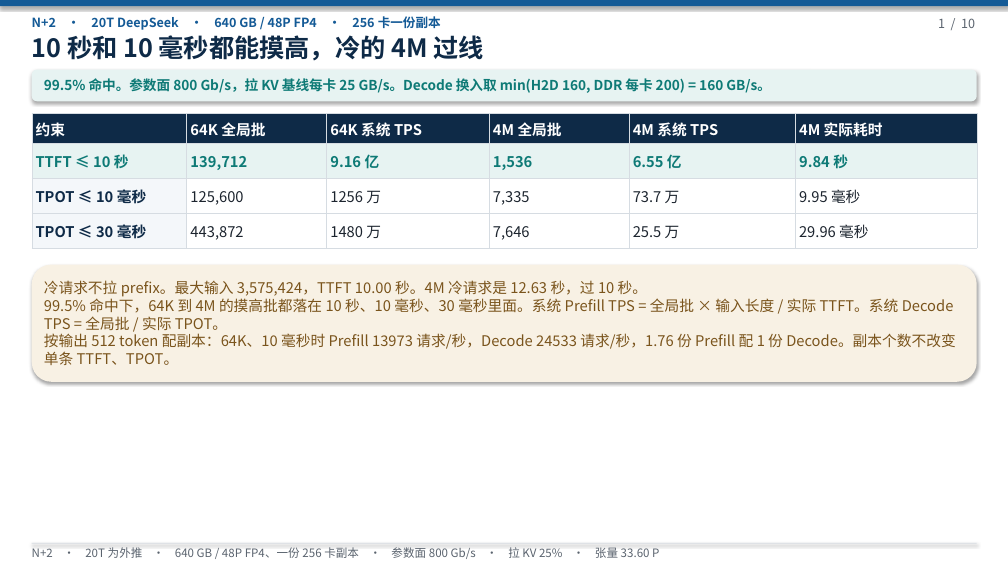
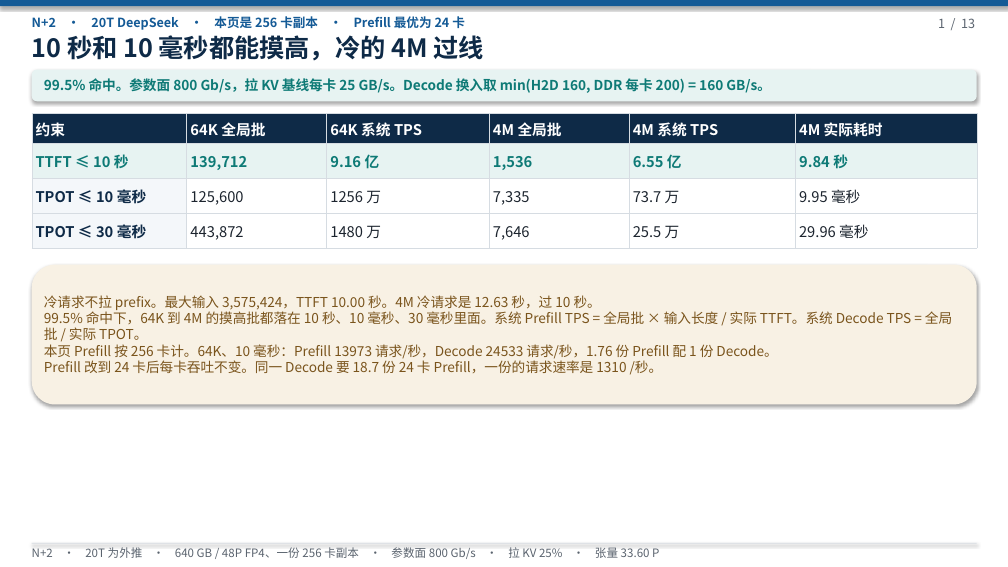
Before and after one commit to 69515164-rgb/UCL-MPComm, a slide deck: slide 1 of docs/deepseek-20t-n2-slo.pptx. Drawn at 1008x567 pixels with LibreOffice and Linux fonts; fonts in the diff are those of the drawing. Boxes give left, top, right and bottom in pixels: in the first picture for what was removed or moved away, otherwise in the second. Text is boxed around its words. In the diff, an @@ line names an element or a change of style, - is before the commit and + after.

```diff
--- a/docs/deepseek-20t-n2-slo.pptx
+++ b/docs/deepseek-20t-n2-slo.pptx
@@ text at box(32, 16, 465, 30): text changed @@
-N+2 · 20T DeepSeek · 640 GB / 48P FP4 · 256 卡一份副本
+N+2 · 20T DeepSeek · 本页是 256 卡副本 · Prefill 最优为 24 卡
@@ text at box(938, 18, 975, 28): text changed @@
-1 / 10
+1 / 13
@@ rounded rectangle: place and size @@
-rounded rectangle at box(32, 265, 977, 382)
+rounded rectangle at box(32, 265, 977, 405)
@@ text at box(44, 295, 952, 340): size 14 to 13 pt in "冷请求不拉 prefix。最大输入 3,575,424，TTFT 10.00 秒。4M 冷请求是 12.63 ...", "99.5% 命中下，64K 到 4M 的摸高批都落在 10 秒、10 ..." @@
@@ text at box(44, 344, 777, 375): text changed; size 14 to 13 pt @@
-按输出 512 token 配副本：64K、10 毫秒时 Prefill 13973 请求/秒，Decode 24533 请求/秒，1.76 份 Prefill 配 1 份 Decode。副本个数不改变单条 TTFT、TPOT。
+本页 Prefill 按 256 卡计。64K、10 毫秒：Prefill 13973 请求/秒，Decode 24533 请求/秒，1.76 份 Prefill 配 1 份 Decode。
+Prefill 改到 24 卡后每卡吞吐不变。同一 Decode 要 18.7 份 24 卡 Prefill，一份的请求速率是 1310 /秒。
```
Also in this commit, not shown: 9 other slides changed, 3 slides added, 2 other files.
